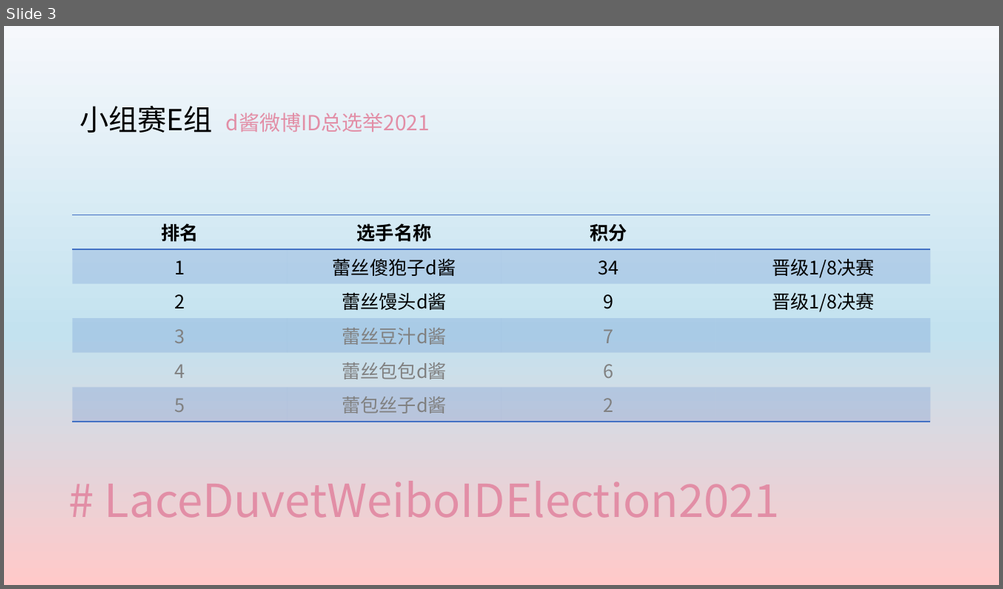
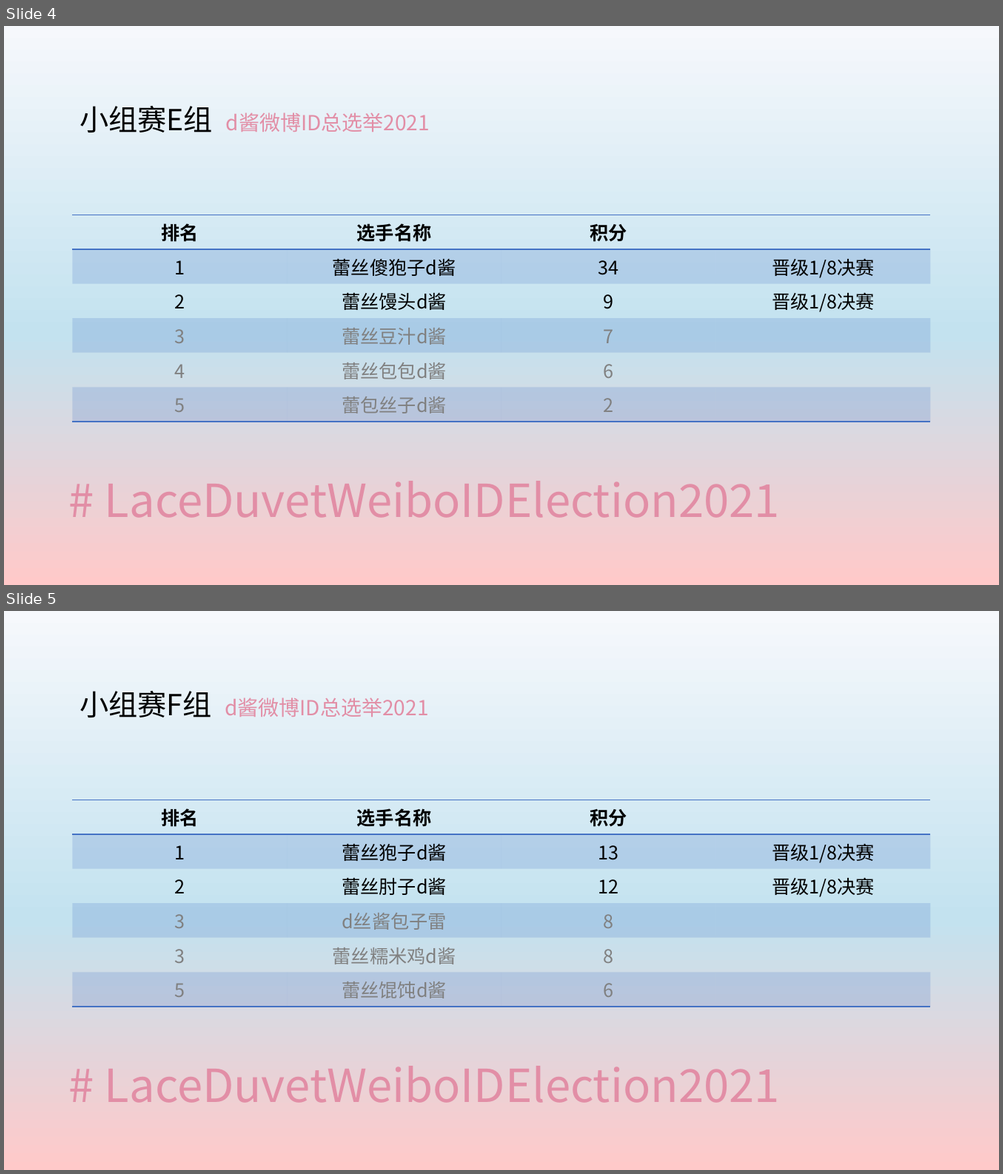
Before and after one commit to yyyeying/LaceDuvetWeiboIDElection2021, a slide deck: documents/race_profile/result_board.pptx. Shown one above the other, each under a label of ours: slide 3 before the commit, slides 4 and 5 after it. The pictures are 1003x589 and 1003x1174 pixels, drawn with LibreOffice and Linux fonts; fonts in the diff are those of the drawing. Boxes give left, top, right and bottom in pixels: in the first picture for what was removed or moved away, otherwise in the second. Text is boxed around its words. In the diff, an @@ line names an element or a change of style, - is before the commit and + after.

```diff
--- a/documents/race_profile/result_board.pptx
+++ b/documents/race_profile/result_board.pptx
@@ slide 5 added at <box>4,611,999,1170</box>, background gradient #F6F8FC to #C3E2EF to #FFC9C9 @@
@@ text added at <box>79,691,428,718</box>, 20 pt, text #E28EA6 @@
+小组赛F组 d酱微博ID总选举2021
@@ table added at <box>73,800,932,1002</box>, 6 rows, 4 columns @@
+排名 | 选手名称 | 积分 | 
+1 | 蕾丝狍子d酱 | 13 | 晋级1/8决赛
+2 | 蕾丝肘子d酱 | 12 | 晋级1/8决赛
+3 | d丝酱包子雷 | 8 | 
+3 | 蕾丝糯米鸡d酱 | 8 | 
+5 | 蕾丝馄饨d酱 | 6 | 
@@ title added at <box>105,1066,780,1103</box>, 44 pt, text #E28EA6 @@
+# LaceDuvetWeiboIDElection2021
@@ what was slide 3 is now slide 4 @@
```
Also in this commit, not shown: 1 slide changed, 2 other slides added, 4 other files.
